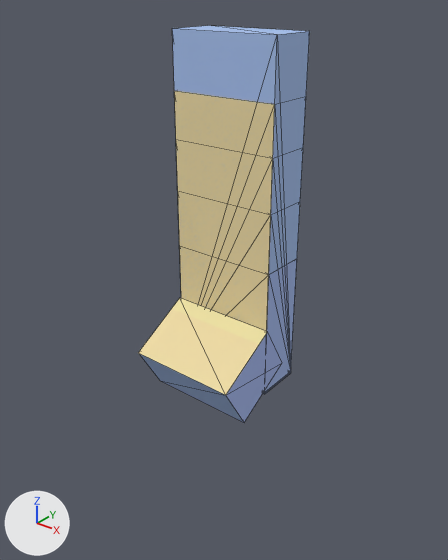
Renders of the glTF model assets/models/objects/bremmerwall.glb from each side of a commit.
Camera for both pictures: a camera (50 mm lens) standing at (4.61, -5.63, 5.02) and looking at (0.02, 0.11, 1.46). Lighting does not change. The marker at lower left points along +X, +Y and +Z. The picture after the commit comes second. Mesh edges are drawn as thin lines. Where no turn or scale is listed for an object, it has been applied to the vertices.

Names of what the first picture shows: 'S1|SM_BremerWall_Stage1#0', 'S2|SM_BremerWall_Stage2#0', 'S3|SM_BremerWall_Stage3#0', 'S4|SM_BremerWall_Stage4#0', 'S5|SM_BremerWall_Stage5#0'.
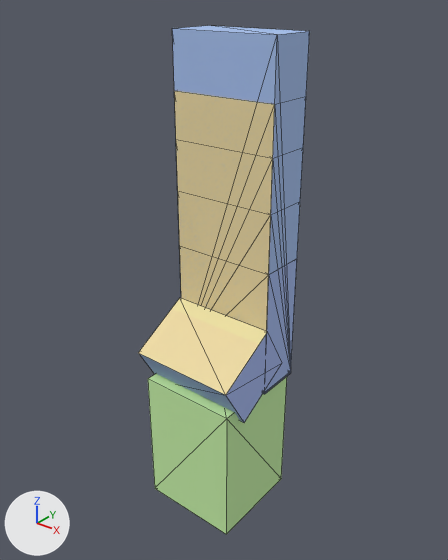
The change in detail:
Material 'S6|SM_Foundation_Hesco' (mat_s6_sm_foundation_hesco) is new.
Its base color is (0.554, 0.85, 0.383) (green #c4eda6).
Its roughness is 1.0.
Mesh me_s6_sm_foundation_hesco is new.
It is a box spanning x -0.7..0.7, y -0.69..0.69, z -1.01..1.01.
It uses material mat_s6_sm_foundation_hesco (green #c4eda6).
Object 'S6|SM_Foundation_Hesco#0' (ob_s6_sm_foundation_hesco_0) is new; it shows me_s6_sm_foundation_hesco.
Its location is (0.0, 0.0, -0.98).

Boxes (x1, y1, x2, y2) around the edits, measured in the pictures (448 x 560 px):
'S6|SM_Foundation_Hesco#0', added (green)
    after: (148, 374, 287, 534)
